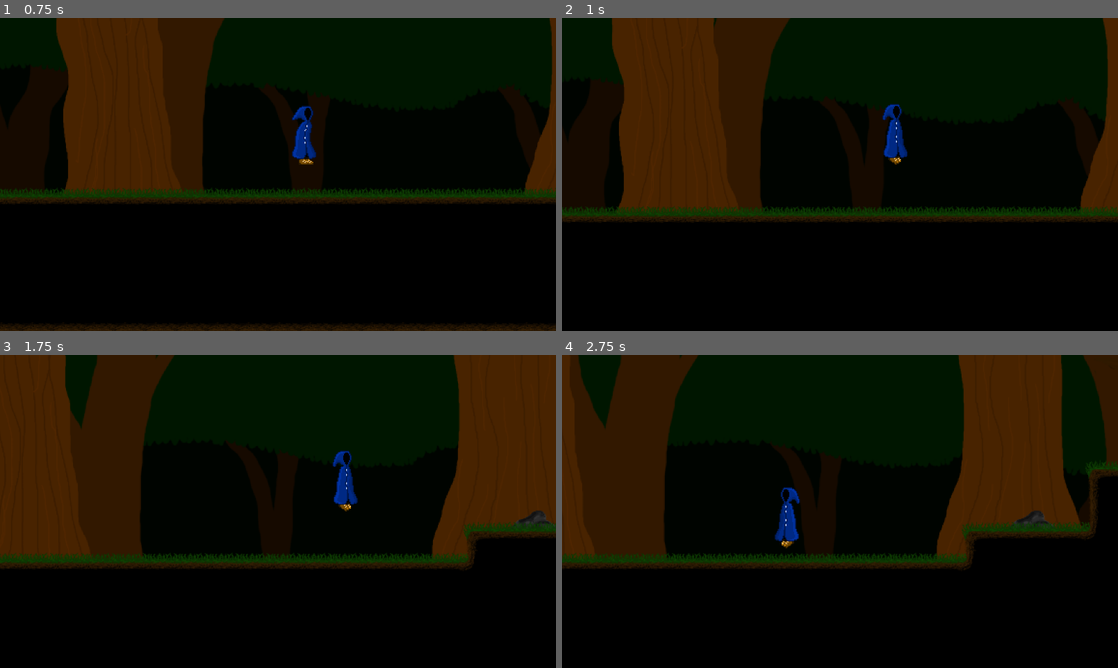
Above: before the commit, frames 1-4 (two rows, left to right).
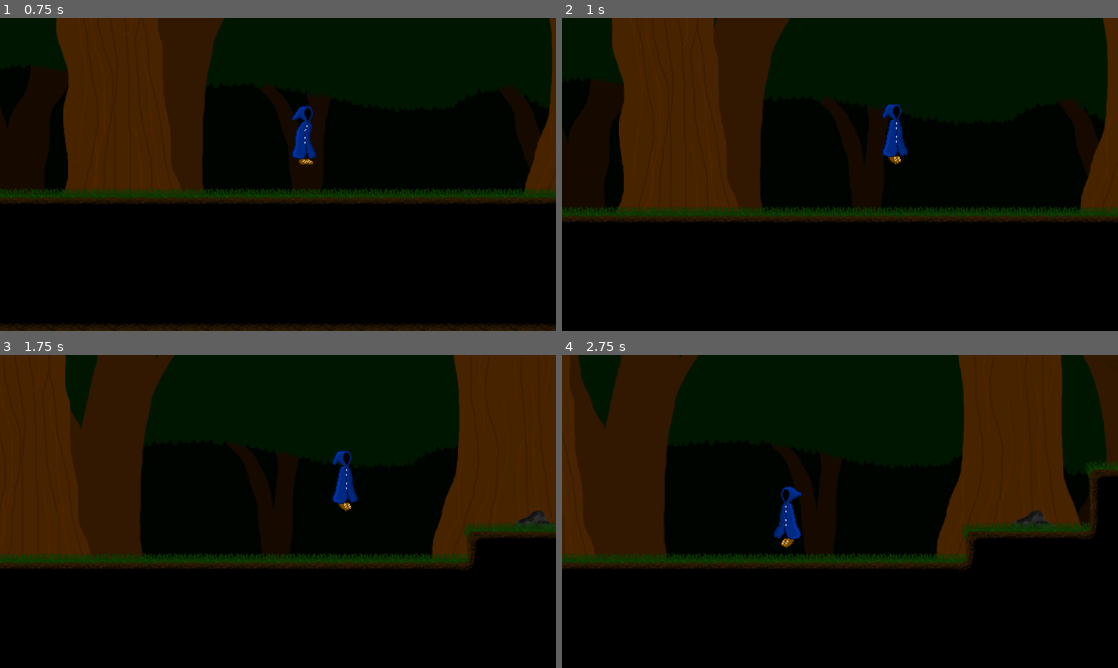
Above: after the commit, the same moments.

Repository: Maurice438361/Nyctophobia-YOGduo
Game: Godot game, scene res://world.tscn
Same seed, same stepped clock (60 frames per second), same inputs: the game is played once before the commit and once after it.
Inputs:
- Up to frame 1 (0.75 s): tap Enter at 0.5 s; hold D (Right) from 0.53 s (still down); tap Space (Jump) at 0.6 s
- Up to frame 2 (1 s): keep holding D (Right); tap Space (Jump) at 0.77 s
- Up to frame 3 (1.75 s): keep holding D (Right); tap Space (Jump) at 1.07, 1.35, 1.52 s
- Up to frame 4 (2.75 s): tap Space (Jump) at 1.82, 2.1 s; release D (Right) at 2.03 s; hold A (Left) from 2.03 s (still down)

Frame 1 is identical in both runs. In frame 2, 0.1% of the frame differs, in the area x 57-63%, y 27-45%; in frame 3, 0.1%; in frame 4, 0.2%, in the area x 38-44%, y 42-60%.

Commit message:
Added some more sounds and fixed a bunch of sound related issues.

Diff:
--- a/assets/Player script/nyctophobia_player.gd
+++ b/assets/Player script/nyctophobia_player.gd
@@ -9,8 +9,13 @@
 @export var WALL_PUSH_FORCE : int = 300
 @export var WALL_JUMP_GRACE : float = 0.2
 @export var CLIMBING_SPEED : int = 100
-@export var JUMP_SFX : AudioStream
-@export var FOOTSTEP_SFX : AudioStream
+@export var GRASS_JUMP_SFX : AudioStream
+@export var WOOD_JUMP_SFX : AudioStream
+@export var GRASS_FOOTSTEP_SFX : AudioStream
+@export var WOOD_FOOTSTEP_SFX : AudioStream
+@export var WALL_JUMP_SFX : AudioStream
+@export var GRASS_LANDING_SFX : AudioStream
+@export var WOOD_LANDING_SFX : AudioStream
 
 var WallCling: bool = false
 var WallClingRest: bool = false
@@ -29,6 +34,7 @@
 @onready var ledge_check = $LedgeCollisionChecker
 @onready var jump_scum = $JumpCheat
 @onready var player_sfx = $Player_sfx
+@onready var ground_ray = $AnimatedSprite2D/GroundRay
 
 func is_touching_wall_full_side() -> bool:
 	var top_overlapping = wall_check_top.has_overlapping_bodies()
@@ -73,6 +79,8 @@
 		if is_on_floor():
 			play_anim("Run")
 
+		else:
+			InAir = true
 
 	elif !CantWalk:
 
@@ -103,14 +111,35 @@
 		InAir = true
 
 		play_anim("Jump")
-		load_sfx(JUMP_SFX)
-		player_sfx.play()
+		if ground_ray.is_colliding():
+			var collider = ground_ray.get_collider()
+			if collider.is_in_group("Grass"):
+				load_sfx(GRASS_JUMP_SFX)
+				player_sfx.play()
+			if collider.is_in_group("Tree"):
+				load_sfx(WOOD_JUMP_SFX)
+				player_sfx.play()
+
+	#Fall
+
+	if InAir and velocity.y > 0:
+
+		play_anim("Fall")
 
 	#land
 	if InAir and is_on_floor() and velocity.y == 0:
 		InAir = false
 
 		play_anim("Jump_land")
+
+		if ground_ray.is_colliding():
+			var collider = ground_ray.get_collider()
+			if collider.is_in_group("Grass"):
+				load_sfx(GRASS_LANDING_SFX)
+				player_sfx.play()
+			if collider.is_in_group("Tree"):
+				load_sfx(WOOD_LANDING_SFX)
+				player_sfx.play()
 
 	#LedgeGrab
 
@@ -199,11 +228,19 @@
 
 		if !IsInClimbleArea or Input.is_action_just_pressed("Jump"):
 			Climbing = false
+			InAir = true
 
 	move_and_slide()
 
 
 func _on_sprite_frame_changed():
 	if(animated_sprite_2d.animation == "Run"):
-		load_sfx(FOOTSTEP_SFX)
-		if animated_sprite_2d.frame in FootStepFrames : player_sfx.play()
+		if ground_ray.is_colliding():
+			if animated_sprite_2d.frame in FootStepFrames:
+				var collider = ground_ray.get_collider()
+				if collider.is_in_group("Grass"):
+					load_sfx(GRASS_FOOTSTEP_SFX)
+					player_sfx.play()
+				if collider.is_in_group("Tree"):
+					load_sfx(WOOD_FOOTSTEP_SFX)
+					player_sfx.play()
--- a/objects/NyctophobiaPlayer.tscn
+++ b/objects/NyctophobiaPlayer.tscn
@@ -1,9 +1,13 @@
-[gd_scene load_steps=37 format=3 uid="uid://cib36sg3dy4n8"]
+[gd_scene load_steps=43 format=3 uid="uid://cib36sg3dy4n8"]
 
 [ext_resource type="Script" uid="uid://bds5ci3jv4xs8" path="res://assets/Player script/nyctophobia_player.gd" id="1_t1ppf"]
 [ext_resource type="Texture2D" uid="uid://by2jk5c7bmhfg" path="res://assets/PlayerSpriteAnimated/player_sprite_sheet.png" id="2_21y1p"]
-[ext_resource type="AudioStream" uid="uid://bigm74cvgw8fk" path="res://assets/Audio/grass_walk_1.wav" id="2_f55vd"]
-[ext_resource type="AudioStream" uid="uid://b272tfh5jso7g" path="res://assets/Audio/grass_walk_2.wav" id="3_aiss1"]
+[ext_resource type="AudioStream" uid="uid://bvj5m8nrvxlmx" path="res://assets/Audio/grass_jump.wav" id="2_v0cpy"]
+[ext_resource type="AudioStream" uid="uid://b68p4j6qmywxg" path="res://assets/Audio/Wood_jump.wav" id="3_eykcb"]
+[ext_resource type="AudioStream" uid="uid://bsd4w6st3njhe" path="res://assets/Audio/grass_walk.wav" id="4_rxjt5"]
+[ext_resource type="AudioStream" uid="uid://b8ohnkl1co2pd" path="res://assets/Audio/Wood_walk.wav" id="5_q3a73"]
+[ext_resource type="AudioStream" uid="uid://c3hm034u28ggg" path="res://assets/Audio/grass_land.wav" id="6_eykcb"]
+[ext_resource type="AudioStream" uid="uid://dkxqafwa5kefs" path="res://assets/Audio/Wood_land.wav" id="7_rxjt5"]
 
 [sub_resource type="AtlasTexture" id="AtlasTexture_f55vd"]
 atlas = ExtResource("2_21y1p")
@@ -28,6 +32,14 @@
 [sub_resource type="AtlasTexture" id="AtlasTexture_j0q1q"]
 atlas = ExtResource("2_21y1p")
 region = Rect2(32, 320, 32, 64)
+
+[sub_resource type="AtlasTexture" id="AtlasTexture_kt8wq"]
+atlas = ExtResource("2_21y1p")
+region = Rect2(0, 448, 32, 64)
+
+[sub_resource type="AtlasTexture" id="AtlasTexture_rn7d2"]
+atlas = ExtResource("2_21y1p")
+region = Rect2(32, 448, 32, 64)
 
 [sub_resource type="AtlasTexture" id="AtlasTexture_21y1p"]
 atlas = ExtResource("2_21y1p")
@@ -145,6 +157,17 @@
 }],
 "loop": true,
 "name": &"Climb_idle",
+"speed": 5.0
+}, {
+"frames": [{
+"duration": 1.0,
+"texture": SubResource("AtlasTexture_kt8wq")
+}, {
+"duration": 1.0,
+"texture": SubResource("AtlasTexture_rn7d2")
+}],
+"loop": false,
+"name": &"Fall",
 "speed": 5.0
 }, {
 "frames": [{
@@ -255,12 +278,21 @@
 WALL_JUMP_FORCE = 300
 WALL_PUSH_FORCE = 100
 WALL_JUMP_GRACE = 1.0
-JUMP_SFX = ExtResource("2_f55vd")
-FOOTSTEP_SFX = ExtResource("3_aiss1")
+GRASS_JUMP_SFX = ExtResource("2_v0cpy")
+WOOD_JUMP_SFX = ExtResource("3_eykcb")
+GRASS_FOOTSTEP_SFX = ExtResource("4_rxjt5")
+WOOD_FOOTSTEP_SFX = ExtResource("5_q3a73")
+GRASS_LANDING_SFX = ExtResource("6_eykcb")
+WOOD_LANDING_SFX = ExtResource("7_rxjt5")
 
 [node name="AnimatedSprite2D" type="AnimatedSprite2D" parent="."]
 sprite_frames = SubResource("SpriteFrames_oay2s")
-animation = &"Run"
+animation = &"Fall"
+frame = 1
+frame_progress = 0.881941
+
+[node name="GroundRay" type="RayCast2D" parent="AnimatedSprite2D"]
+target_position = Vector2(0, 34)
 
 [node name="Camera2D" type="Camera2D" parent="."]
 zoom = Vector2(2, 2)
--- a/world.tscn
+++ b/world.tscn
@@ -212,41 +212,41 @@
 [node name="Rock1" type="Node2D" parent="ObjectwCollisionLayer"]
 position = Vector2(648, 530)
 
-[node name="StaticBody2D" type="StaticBody2D" parent="ObjectwCollisionLayer/Rock1"]
+[node name="StaticBody2D" type="StaticBody2D" parent="ObjectwCollisionLayer/Rock1" groups=["Rock"]]
 position = Vector2(0, 20)
 
-[node name="Sprite2D" type="Sprite2D" parent="ObjectwCollisionLayer/Rock1/StaticBody2D"]
+[node name="Sprite2D" type="Sprite2D" parent="ObjectwCollisionLayer/Rock1/StaticBody2D" groups=["Rock"]]
 texture = ExtResource("3_aqk2v")
 
-[node name="CollisionPolygon2D" type="CollisionPolygon2D" parent="ObjectwCollisionLayer/Rock1/StaticBody2D"]
+[node name="CollisionPolygon2D" type="CollisionPolygon2D" parent="ObjectwCollisionLayer/Rock1/StaticBody2D" groups=["Rock"]]
 polygon = PackedVector2Array(-25, 16, -25, 9, -21, 3, -9, -2, -2, -8, 6, -8, 10, -5, 11, 1, 13, 1, 25, 12, 25, 16)
 
 [node name="Tree1" type="Node2D" parent="ObjectwCollisionLayer"]
 position = Vector2(521, 204)
 
-[node name="StaticBody2D" type="StaticBody2D" parent="ObjectwCollisionLayer/Tree1"]
+[node name="StaticBody2D" type="StaticBody2D" parent="ObjectwCollisionLayer/Tree1" groups=["Tree"]]
 position = Vector2(341, 1)
 
-[node name="Sprite2D" type="Sprite2D" parent="ObjectwCollisionLayer/Tree1/StaticBody2D"]
+[node name="Sprite2D" type="Sprite2D" parent="ObjectwCollisionLayer/Tree1/StaticBody2D" groups=["Tree"]]
 position = Vector2(0, -1)
 texture = ExtResource("4_036b0")
 
-[node name="CollisionPolygon2D" type="CollisionPolygon2D" parent="ObjectwCollisionLayer/Tree1/StaticBody2D"]
+[node name="CollisionPolygon2D" type="CollisionPolygon2D" parent="ObjectwCollisionLayer/Tree1/StaticBody2D" groups=["Tree"]]
 polygon = PackedVector2Array(41, 87, 102, 88, 156, 71, 126, 100, 69, 109, 37, 129)
 one_way_collision = true
 
-[node name="CollisionPolygon2D2" type="CollisionPolygon2D" parent="ObjectwCollisionLayer/Tree1/StaticBody2D"]
+[node name="CollisionPolygon2D2" type="CollisionPolygon2D" parent="ObjectwCollisionLayer/Tree1/StaticBody2D" groups=["Tree"]]
 polygon = PackedVector2Array(-153, 180, -104, 180, -58, 175, -24, 163, -25, 202, -63, 193, -122, 196)
 one_way_collision = true
 
-[node name="CollisionPolygon2D3" type="CollisionPolygon2D" parent="ObjectwCollisionLayer/Tree1/StaticBody2D"]
+[node name="CollisionPolygon2D3" type="CollisionPolygon2D" parent="ObjectwCollisionLayer/Tree1/StaticBody2D" groups=["Tree"]]
 polygon = PackedVector2Array(-108, -33, -71, -33, -59, -39, -59, -29, -71, -23, -108, -23, -120, -33, -118, -48)
 one_way_collision = true
 
 [node name="CharacterBody2D" parent="." instance=ExtResource("2_fj7yv")]
 position = Vector2(274, 574)
 
-[node name="GrassLayer" type="TileMapLayer" parent="."]
+[node name="GrassLayer" type="TileMapLayer" parent="." groups=["Grass"]]
 position = Vector2(-8, -23)
 tile_map_data = PackedByteArray("AAAiABMAAAABAAEAAAAhABMAAAABAAEAAAAgABMAAAABAAEAAAAfABMAAAABAAEAAAAeABMAAAABAAEAAAAdAB …(19344 unchanged characters)…
 tile_set = SubResource("TileSet_036b0")
Not shown, added: assets/Audio/Wood_jump.wav.import
Not shown, added: assets/Audio/Wood_land.wav.import
Not shown, added: assets/Audio/Wood_walk.wav.import
Not shown, added: assets/Audio/grass_jump.wav.import
Not shown, added: assets/Audio/grass_land.wav.import
Not shown, added: assets/Audio/grass_walk.wav.import
Not shown, removed: assets/Audio/grass_walk_3.wav.import
Binary file changed: assets/PlayerSpriteAnimated/player_sprite_sheet.png
Not shown, added: assets/Audio/Wood_jump.wav
Not shown, added: assets/Audio/Wood_land.wav
Not shown, added: assets/Audio/Wood_walk.wav
Not shown, added: assets/Audio/grass_jump.wav
(and 3 more such lines)
